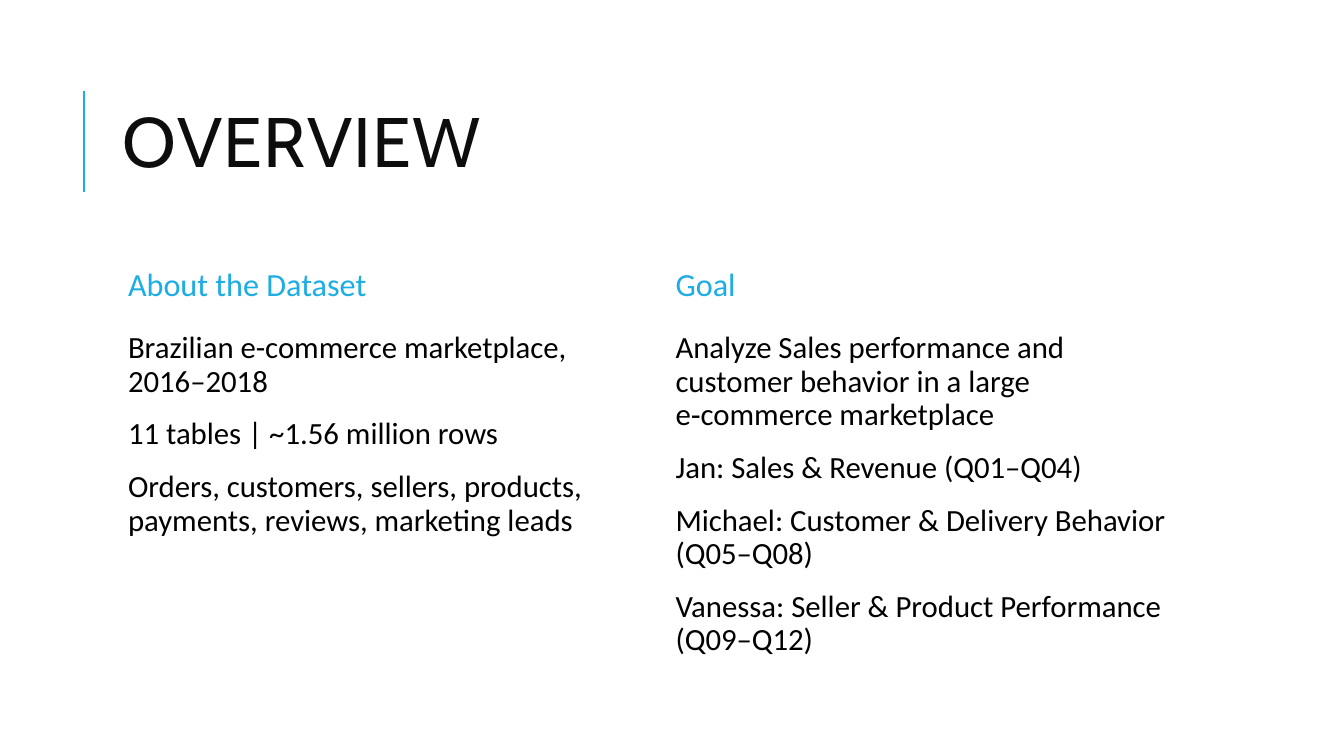
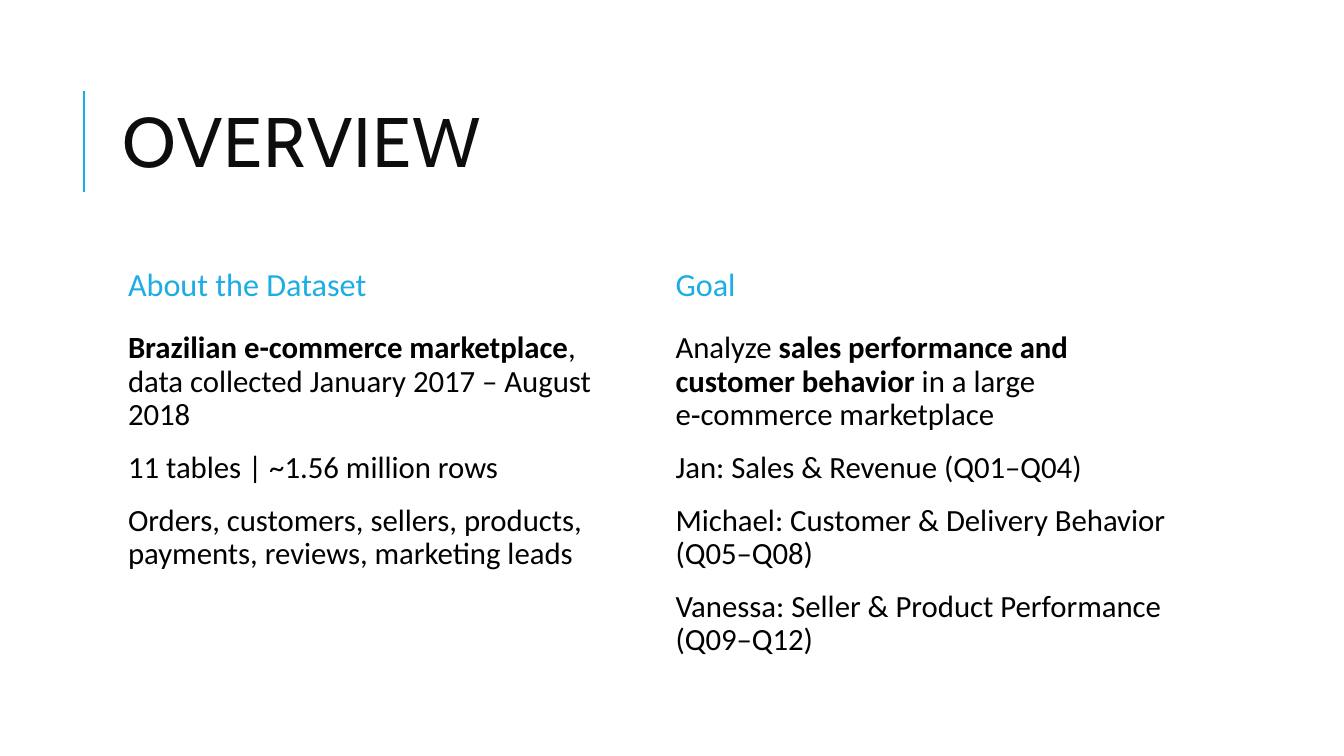
Before and after one commit to jan-zika/olist-db, a slide deck: slide 2 of presentation/Olist E-Commerce Analysis.pptx. Drawn at 1344x756 pixels with LibreOffice and Linux fonts; fonts in the diff are those of the drawing. Boxes give left, top, right and bottom in pixels: in the first picture for what was removed or moved away, otherwise in the second. Text is boxed around its words. In the diff, an @@ line names an element or a change of style, - is before the commit and + after.

```diff
--- a/presentation/Olist E-Commerce Analysis.pptx
+++ b/presentation/Olist E-Commerce Analysis.pptx
@@ text at (128,336,591,426): text changed @@
-  Brazilian e-commerce marketplace, 2016–2018
+  Brazilian e-commerce marketplace, data collected January 2017 – August 2018
@@ text at (676,336,1068,430): text changed @@
-  Analyze Sales performance and customer behavior in a large e‑commerce marketplace
+  Analyze sales performance and customer behavior in a large e‑commerce marketplace
```
Also in this commit, not shown: 2 other slides changed, 3 slides added, 1 other file.
